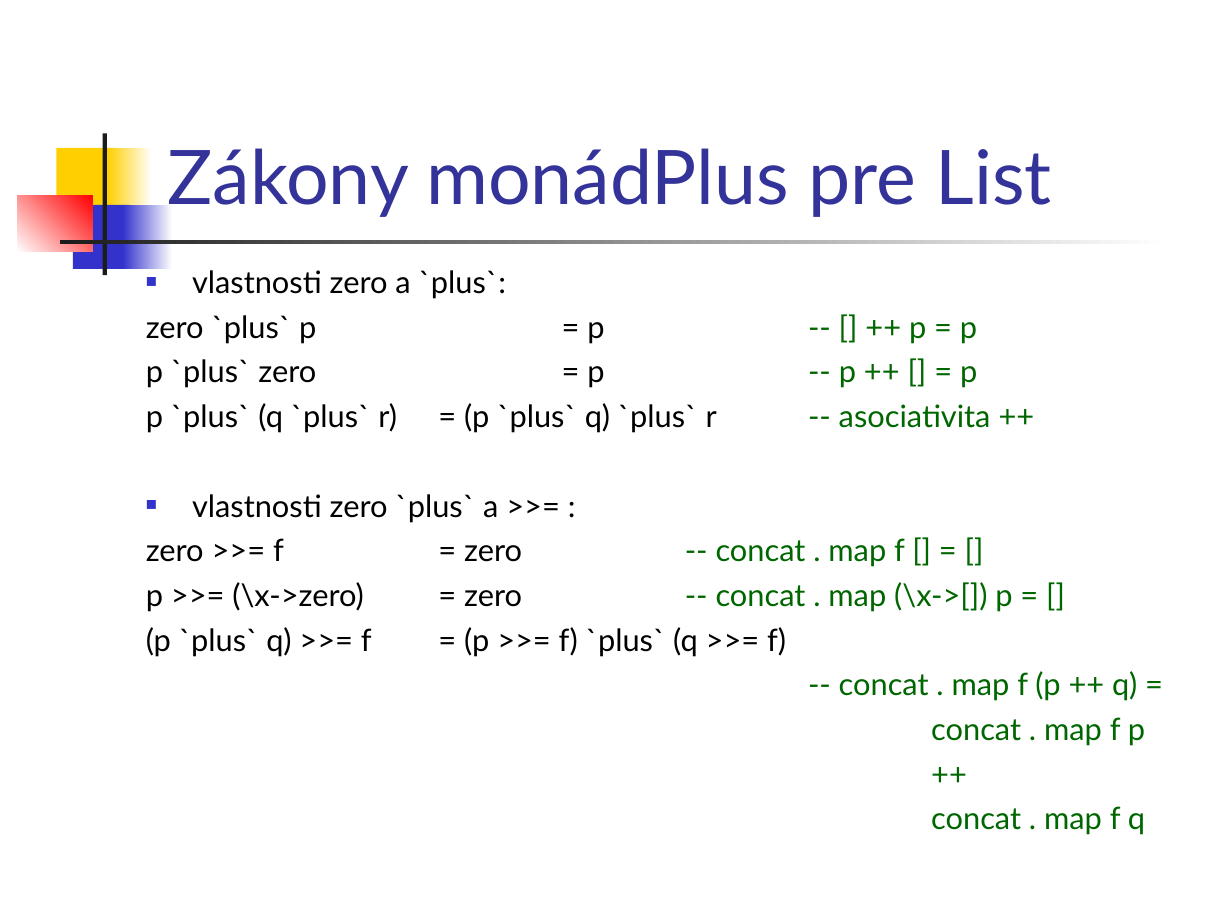
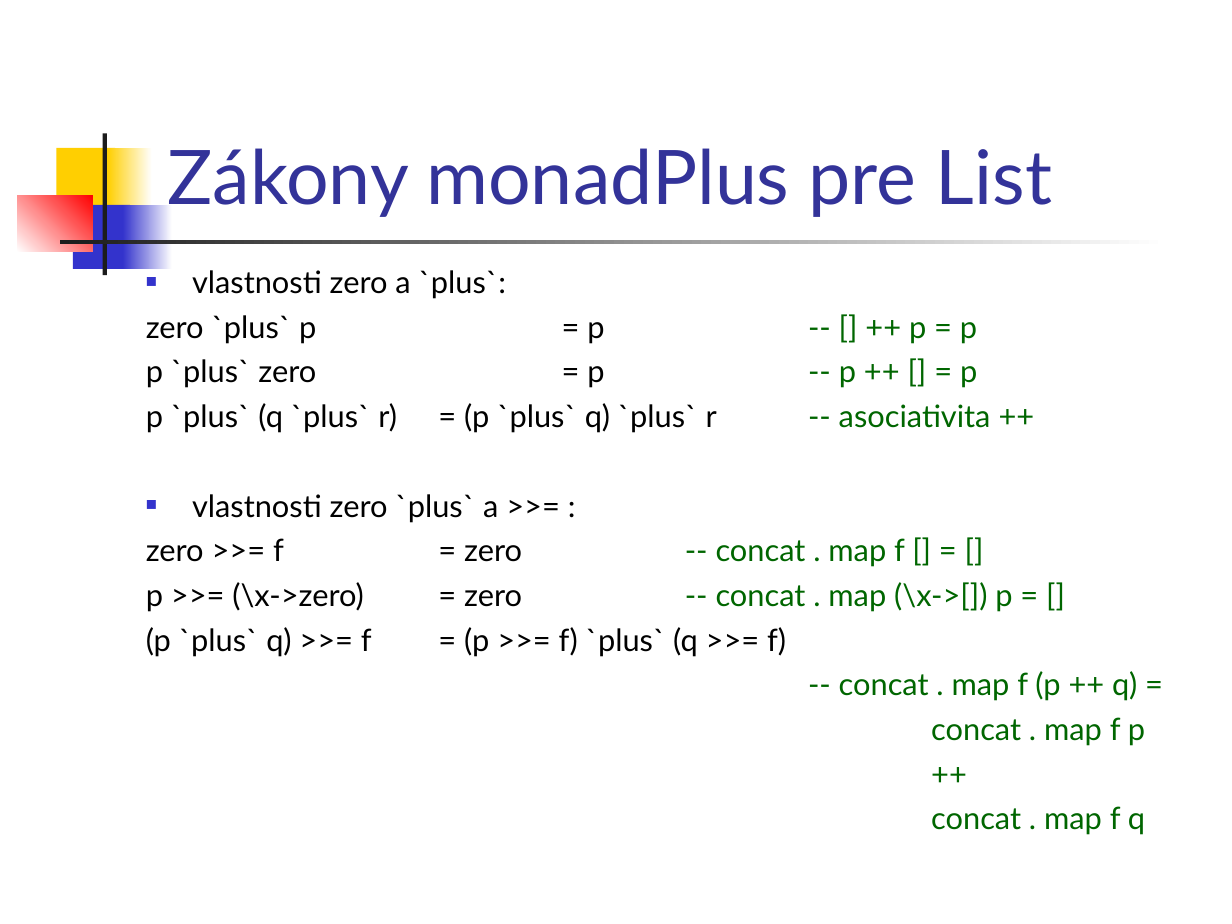
Before and after one commit to Funkcionalne/Prednasky, a slide deck: slide 8 of 12/12_fpro.ppt. Drawn at 1232x924 pixels with LibreOffice and Linux fonts; fonts in the diff are those of the drawing. Boxes give left, top, right and bottom in pixels: in the first picture for what was removed or moved away, otherwise in the second. Text is boxed around its words. In the diff, an @@ line names an element or a change of style, - is before the commit and + after.

```diff
--- a/12/12_fpro.ppt
+++ b/12/12_fpro.ppt
@@ title at (x1=167, y1=148, x2=1052, y2=217): text changed @@
-Zákony monádPlus pre List
+Zákony monadPlus pre List
```
Also in this commit, not shown: 5 other slides changed, 1 other file.
